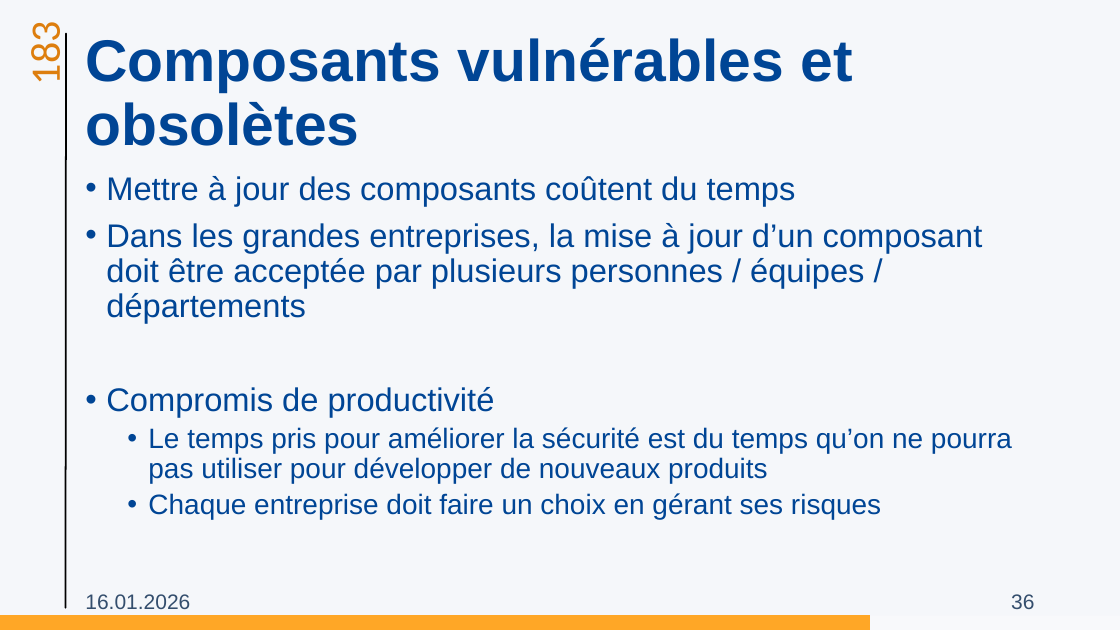
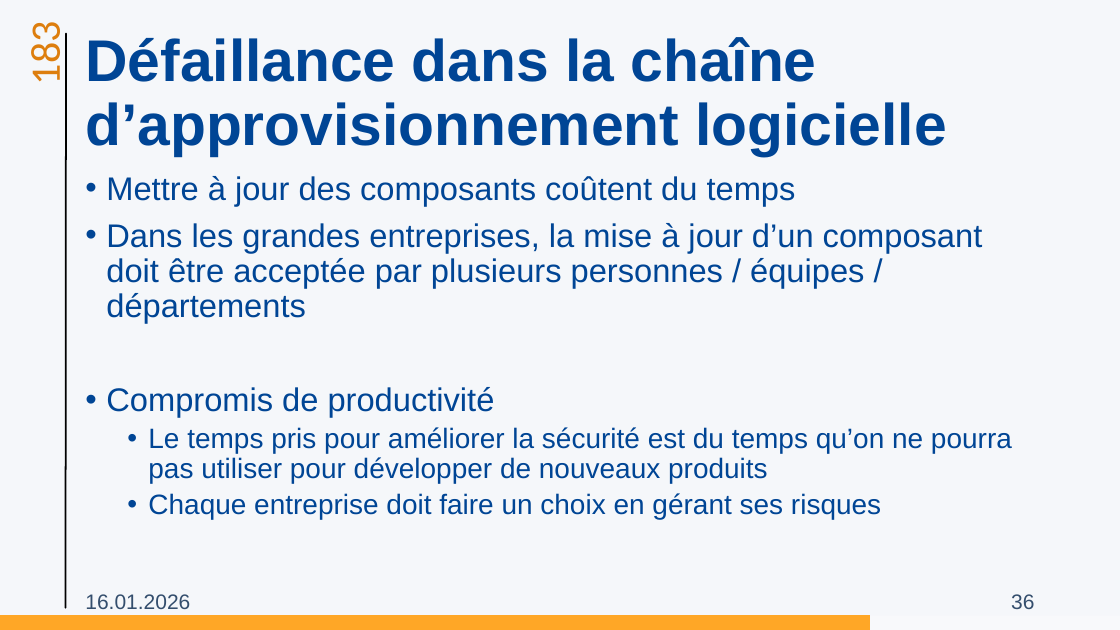
Before and after one commit to ETML-INF/183-SecuriteApplication, a slide deck: slide 36 of supports/01-Owasp.pptx. Drawn at 1120x630 pixels with LibreOffice and Linux fonts; fonts in the diff are those of the drawing; background and template pictures are left out. Boxes give left, top, right and bottom in pixels: in the first picture for what was removed or moved away, otherwise in the second. Text is boxed around its words. In the diff, an @@ line names an element or a change of style, - is before the commit and + after.

```diff
--- a/supports/01-Owasp.pptx
+++ b/supports/01-Owasp.pptx
@@ title at (85, 37, 947, 156): text changed @@
-Composants vulnérables et obsolètes
+Défaillance dans la chaîne d’approvisionnement logicielle
```
Also in this commit, not shown: 6 other slides changed.
